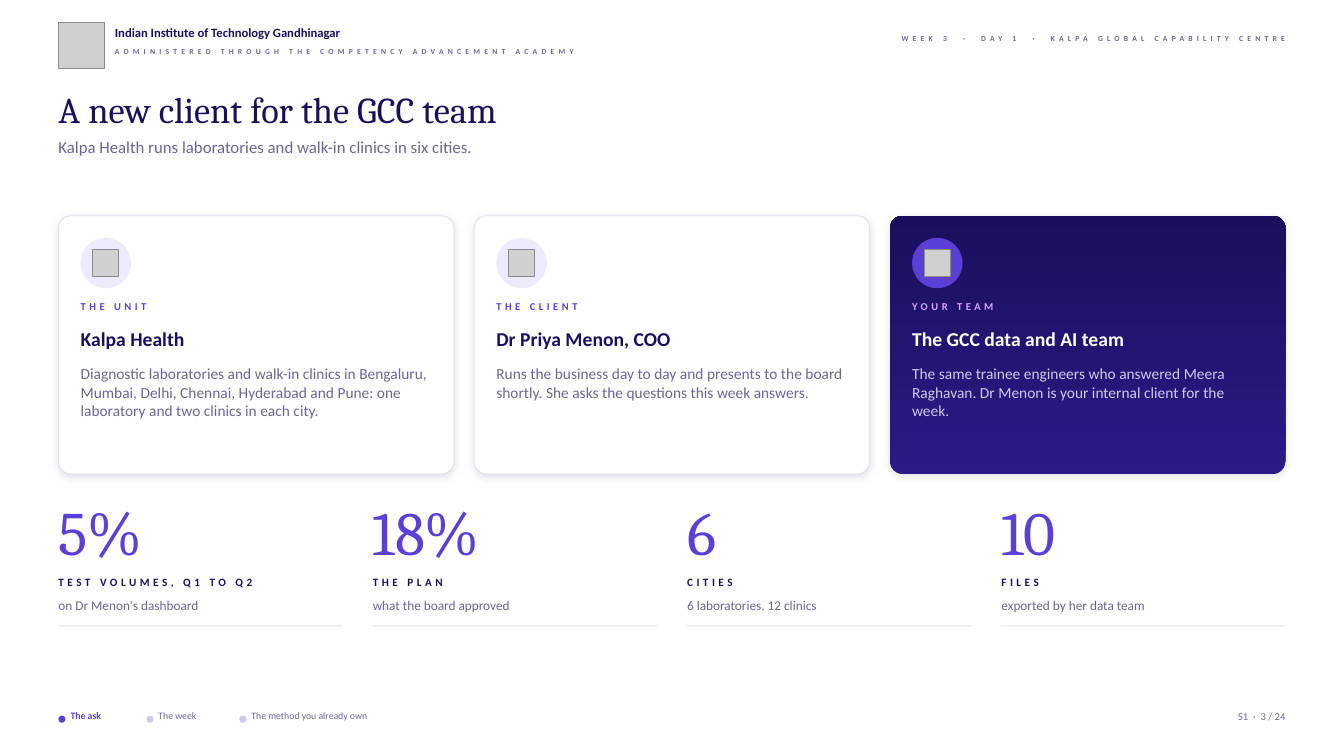
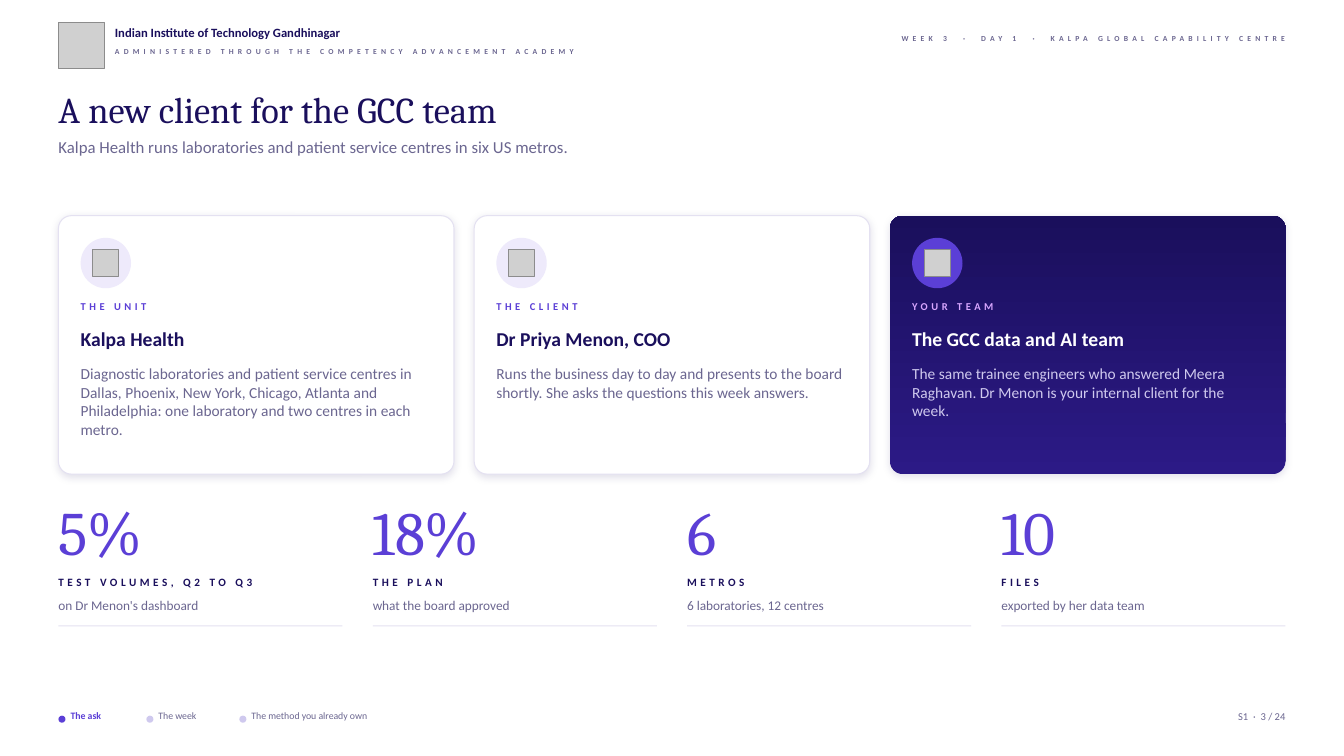
Before and after one commit to fde-academy-lab/c2-content-factory, a slide deck: slide 3 of content/W03/D1/slides/C2_W03_D01_introduction_STUDENT.pptx. Drawn at 1344x756 pixels with LibreOffice and Linux fonts; fonts in the diff are those of the drawing; grey boxes stand for pictures; background and template pictures are left out. Boxes give left, top, right and bottom in pixels: in the first picture for what was removed or moved away, otherwise in the second. Text is boxed around its words. In the diff, an @@ line names an element or a change of style, - is before the commit and + after.

```diff
--- a/content/W03/D1/slides/C2_W03_D01_introduction_STUDENT.pptx
+++ b/content/W03/D1/slides/C2_W03_D01_introduction_STUDENT.pptx
@@ text at box(58, 141, 567, 156): text changed @@
-Kalpa Health runs laboratories and walk-in clinics in six cities.
+Kalpa Health runs laboratories and patient service centres in six US metros.
@@ text at box(81, 368, 412, 435): text changed @@
-Diagnostic laboratories and walk-in clinics in Bengaluru, Mumbai, Delhi, Chennai, Hyderabad and Pune: one laboratory and two clinics in each city.
+Diagnostic laboratories and patient service centres in Dallas, Phoenix, New York, Chicago, Atlanta and Philadelphia: one laboratory and two centres in each metro.
@@ text at box(58, 578, 252, 588): text changed @@
-TEST VOLUMES, Q1 TO Q2
+TEST VOLUMES, Q2 TO Q3
@@ text at box(687, 578, 744, 586): text changed @@
-CITIES
+METROS
@@ text at box(687, 601, 824, 612): text changed @@
-6 laboratories, 12 clinics
+6 laboratories, 12 centres
```
Also in this commit, not shown: 7 other slides changed, 8 other files.
